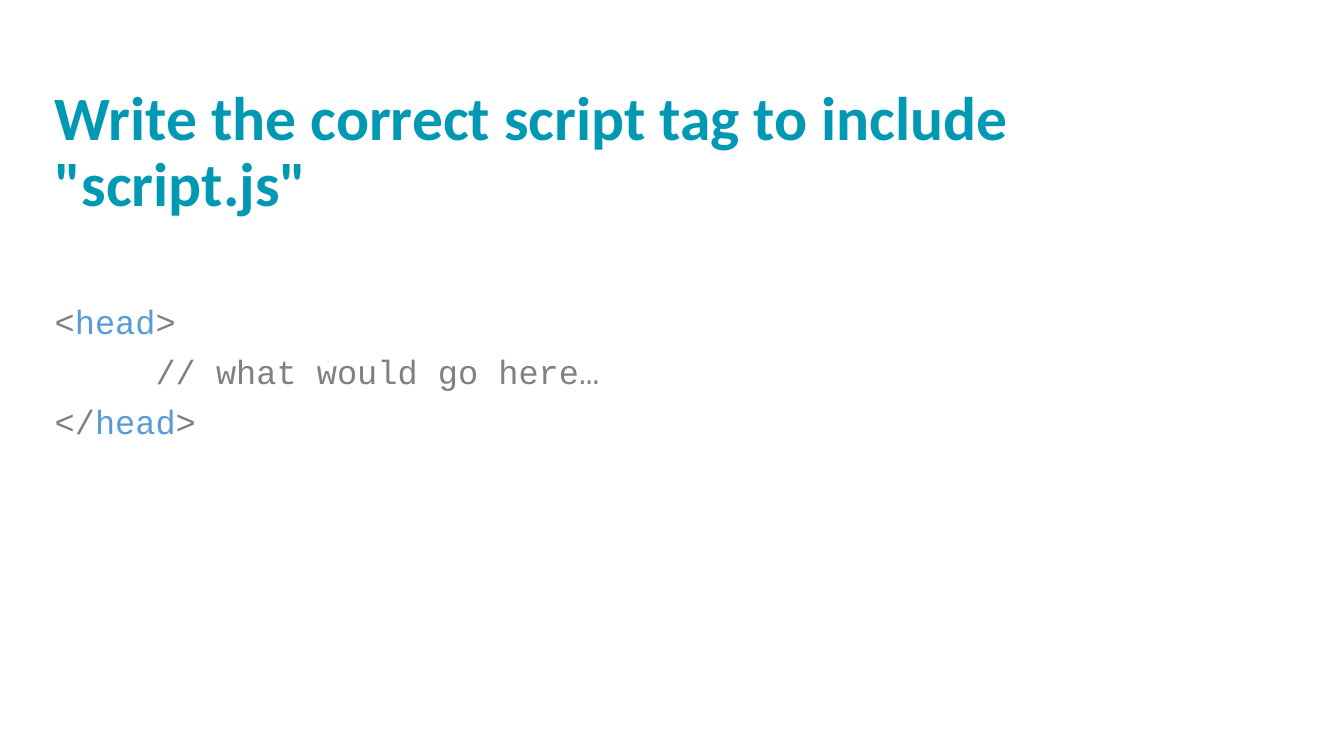
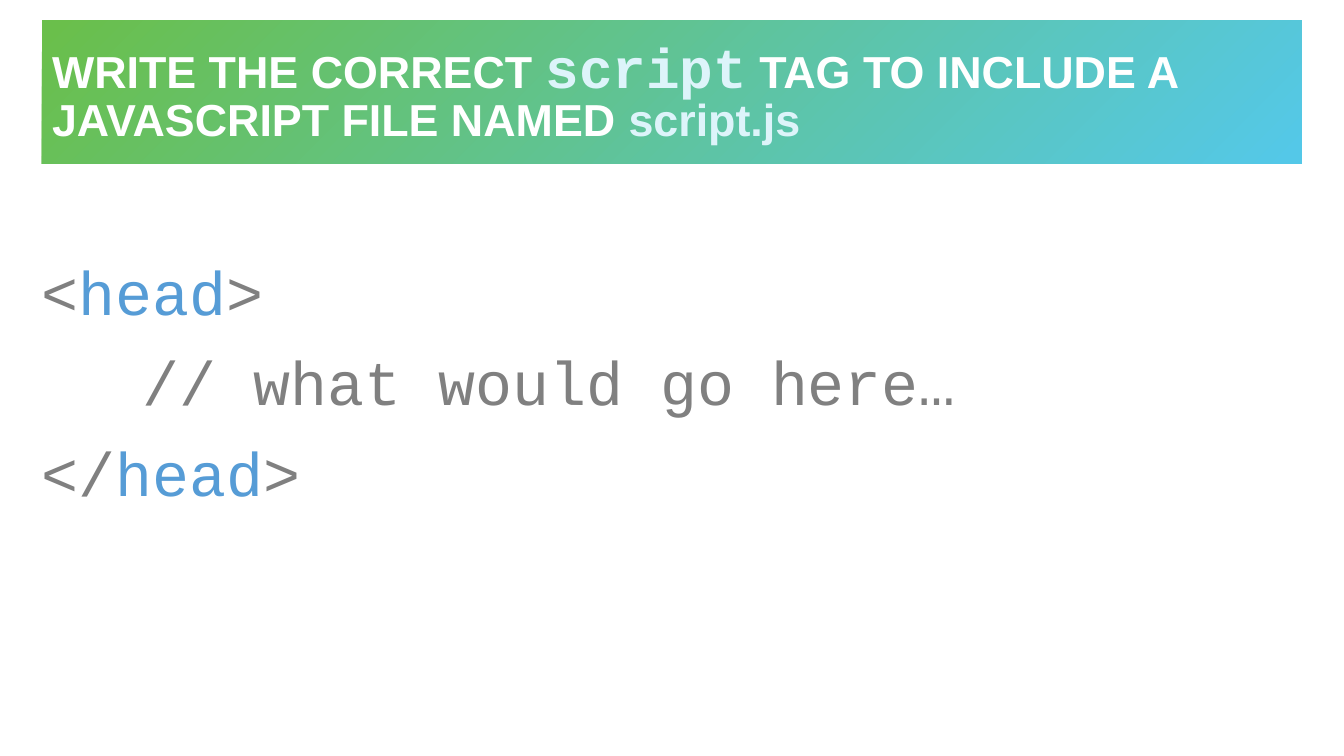
Before and after one commit to hytechclub/web-102, a slide deck: slide 2 of Week04/Review.pptx. Drawn at 1344x756 pixels with LibreOffice and Linux fonts; fonts in the diff are those of the drawing; background and template pictures are left out. Boxes give left, top, right and bottom in pixels: in the first picture for what was removed or moved away, otherwise in the second. Text is boxed around its words. In the diff, an @@ line names an element or a change of style, - is before the commit and + after.

```diff
--- a/Week04/Review.pptx
+++ b/Week04/Review.pptx
@@ title "WRITE THE CORRECT script TAG ...": place and size @@
-title "WRITE THE CORRECT script TAG ..." at [55, 96, 1007, 217]
+title "WRITE THE CORRECT script TAG ..." at [42, 20, 1303, 164]
@@ title "WRITE THE CORRECT script TAG ..." at [42, 20, 1303, 164]: vertical alignment top to middle; fill none to gradient #6ABF4B to #54C8E8 @@
@@ title at [52, 48, 1179, 145]: text changed; size 44 to 32 pt; font Calibri to Arial; text colour #0098B2 to #FFFFFF @@
-Write the correct script tag to include "script.js"
+WRITE THE CORRECT script TAG TO INCLUDE A JAVASCRIPT FILE NAMED script.js
@@ text "<head>": place and size @@
-text "<head>" at [55, 309, 599, 435]
+text "<head>" at [42, 271, 956, 497]
@@ text "<head>" at [42, 271, 956, 497]: size 24 to 44 pt; line spacing 0.9 to 1; more space between paragraphs @@
```
Also in this commit, not shown: 10 other slides changed, 3 slides added, 3 slides removed, 4 other files.
